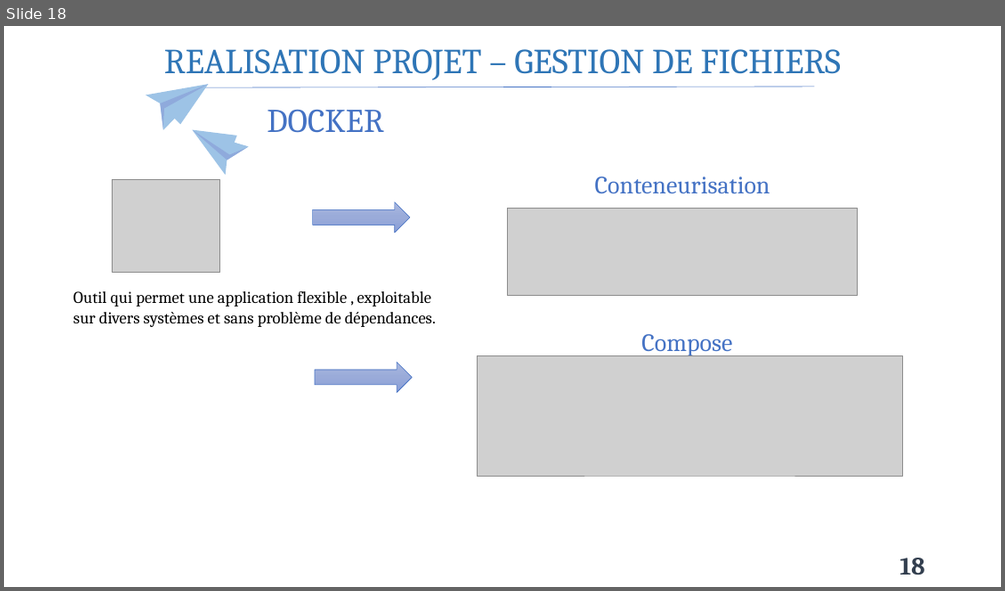
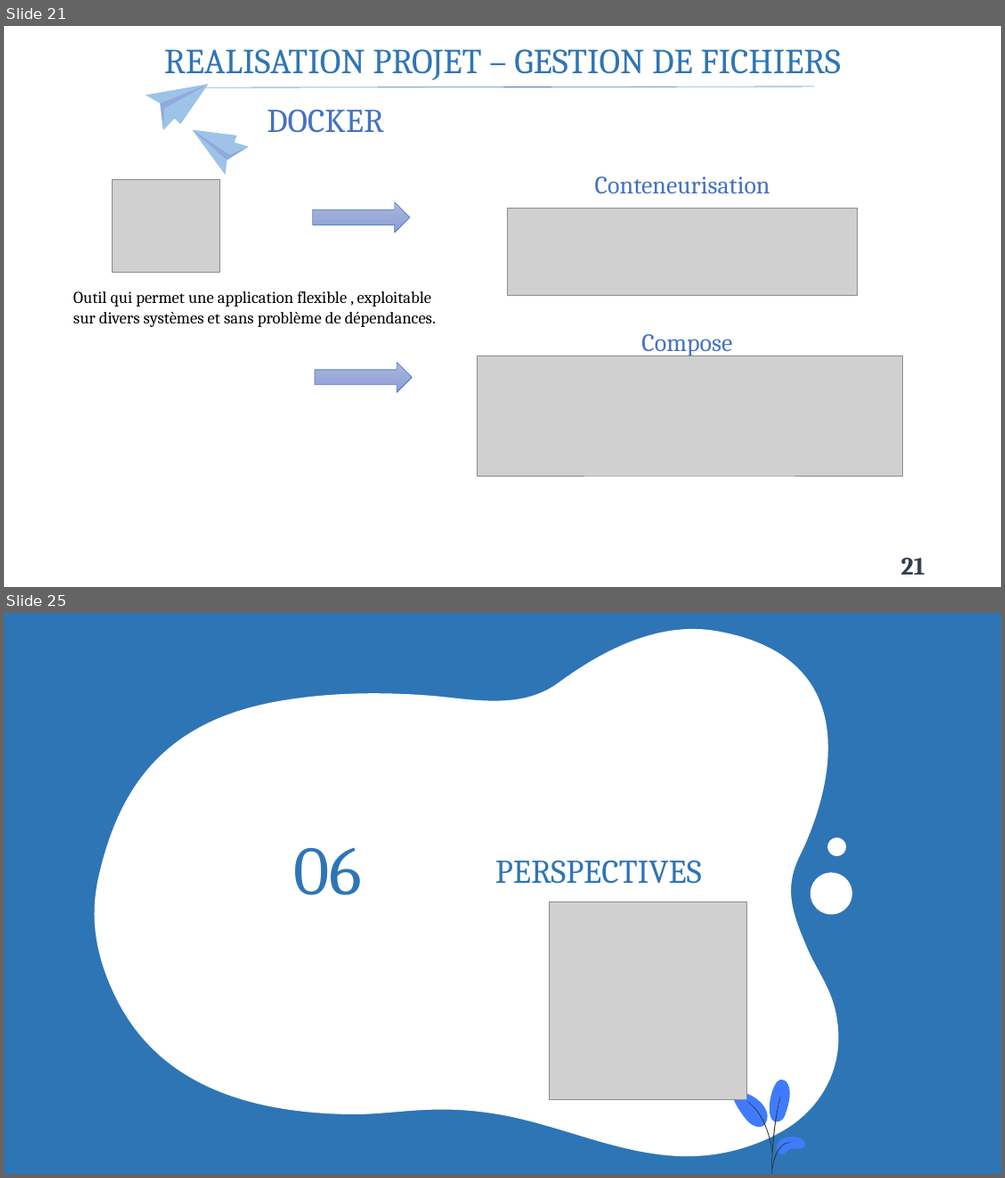
Before and after one commit to Claude127/stageX2, a slide deck: Presentation1.pptx. Shown one above the other, each under a label of ours: slide 18 before the commit, slides 21 and 25 after it; the slides between them are not shown. The pictures are 1005x591 and 1005x1178 pixels, drawn with LibreOffice and Linux fonts; fonts in the diff are those of the drawing; grey boxes stand for pictures. Boxes give left, top, right and bottom in pixels: in the first picture for what was removed or moved away, otherwise in the second. Text is boxed around its words. In the diff, an @@ line names an element or a change of style, - is before the commit and + after.

```diff
--- a/Presentation1.pptx
+++ b/Presentation1.pptx
@@ slide 25 added at (x1=4, y1=613, x2=1001, y2=1174), background #2E75B6 @@
@@ freeform shape added at (x1=4, y1=613, x2=1001, y2=1174), fill #FFFFFF @@
@@ title added at (x1=293, y1=847, x2=362, y2=895), 66.7 pt, text #2E75B6 @@
+06
@@ freeform shape added at (x1=824, y1=834, x2=850, y2=860), fill #FFFFFF @@
@@ title added at (x1=495, y1=860, x2=702, y2=884), 32 pt, text #2E75B6 @@
+PERSPECTIVES
@@ freeform shape added at (x1=801, y1=864, x2=860, y2=923), fill #FFFFFF @@
@@ picture added at (x1=550, y1=901, x2=746, y2=1099) @@
@@ group added at (x1=733, y1=1079, x2=806, y2=1174): 6 freeform shapes @@
@@ what was slide 18 is now slide 21 @@
@@ page number at (x1=901, y1=557, x2=925, y2=574): text changed @@
-18
+21
```
Also in this commit, not shown: 11 slides changed, 4 other slides added, 5 other files.
